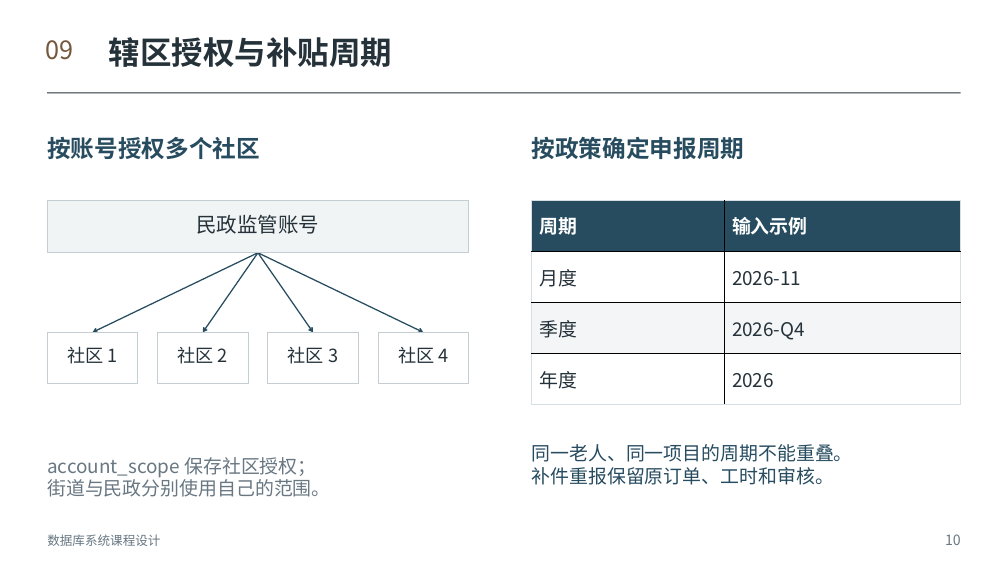
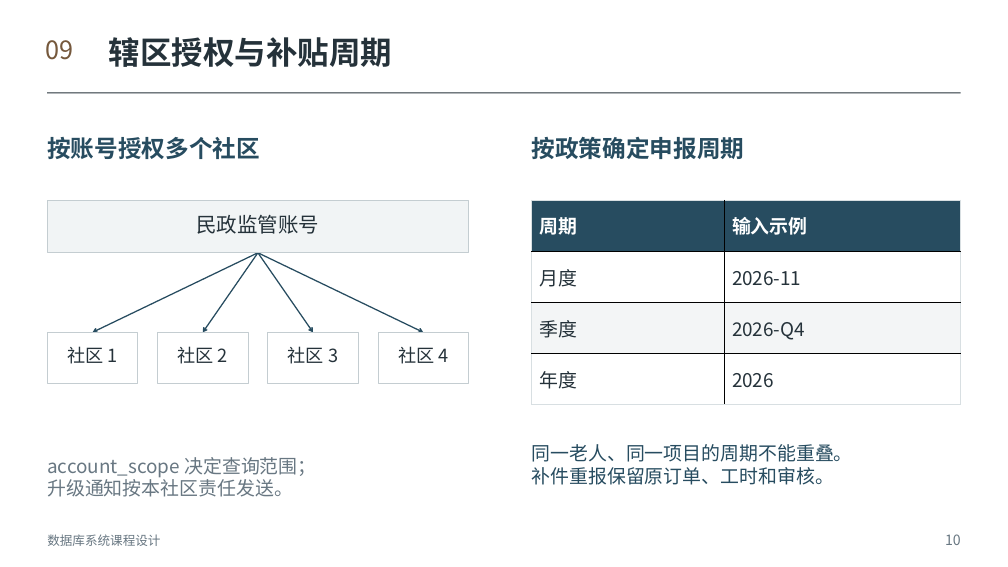
Before and after one commit to Herbertlyw/db_eldercare, a slide deck: slide 10 of outputs/社区居家养老平台课程答辩_修订版.pptx. Drawn at 1008x567 pixels with LibreOffice and Linux fonts; fonts in the diff are those of the drawing. Boxes give left, top, right and bottom in pixels: in the first picture for what was removed or moved away, otherwise in the second. Text is boxed around its words. In the diff, an @@ line names an element or a change of style, - is before the commit and + after.

```diff
--- a/outputs/社区居家养老平台课程答辩_修订版.pptx
+++ b/outputs/社区居家养老平台课程答辩_修订版.pptx
@@ text at [47,457,316,497]: text changed @@
-account_scope 保存社区授权；
-街道与民政分别使用自己的范围。
+account_scope 决定查询范围；
+升级通知按本社区责任发送。
```
Also in this commit, not shown: 2 other slides changed, 46 other files.
